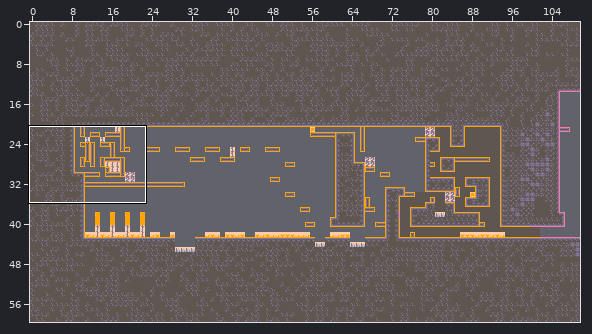
One commit to this Tiled map: res/maps/simple_map.tmx. The first picture is a wide view before the edit; the outline marks the close-up.
Close-up. The starting point:
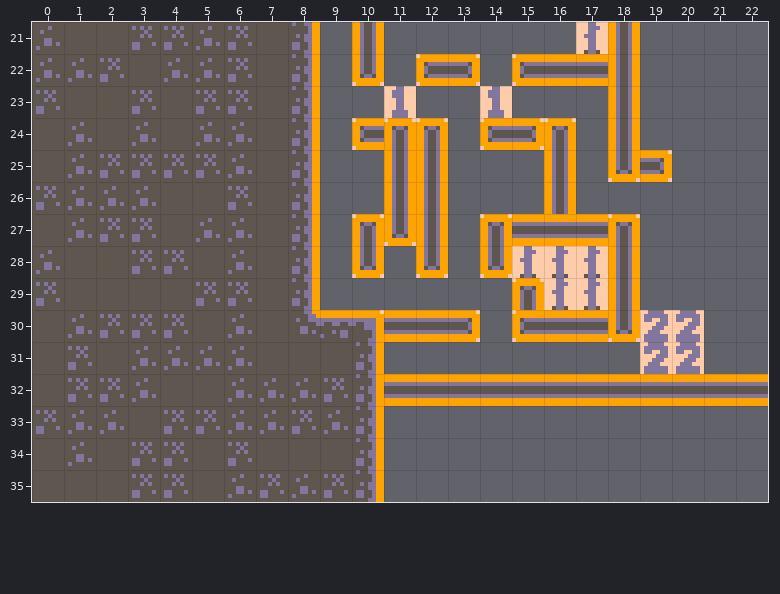
Cells are 8x8 px. Shown: x 0..22, y 21..35. The commit also changed other parts of the map, which this record leaves out.
After the commit:
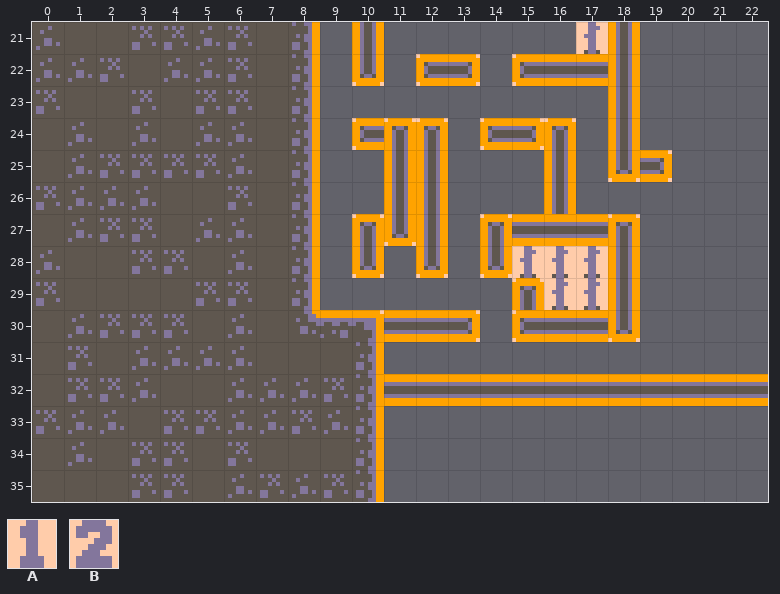
Key: from "tilemap_packed": A 121, B 122.
_ is an empty cell.
Change:
{"where": "layer \"Notation\" (now hidden)"}
{"y":23,"x":11,"old":"A","new":"_"}
{"y":23,"x":14,"old":"A","new":"_"}
{"y":30,"x":19,"old":"BB","new":"__"}
{"y":31,"x":19,"old":"BB","new":"__"}
{"label":"removed","picture_box":[384,86,416,118]}
{"label":"removed","picture_box":[480,86,512,118]}
{"label":"removed","picture_box":[640,310,704,374]}
